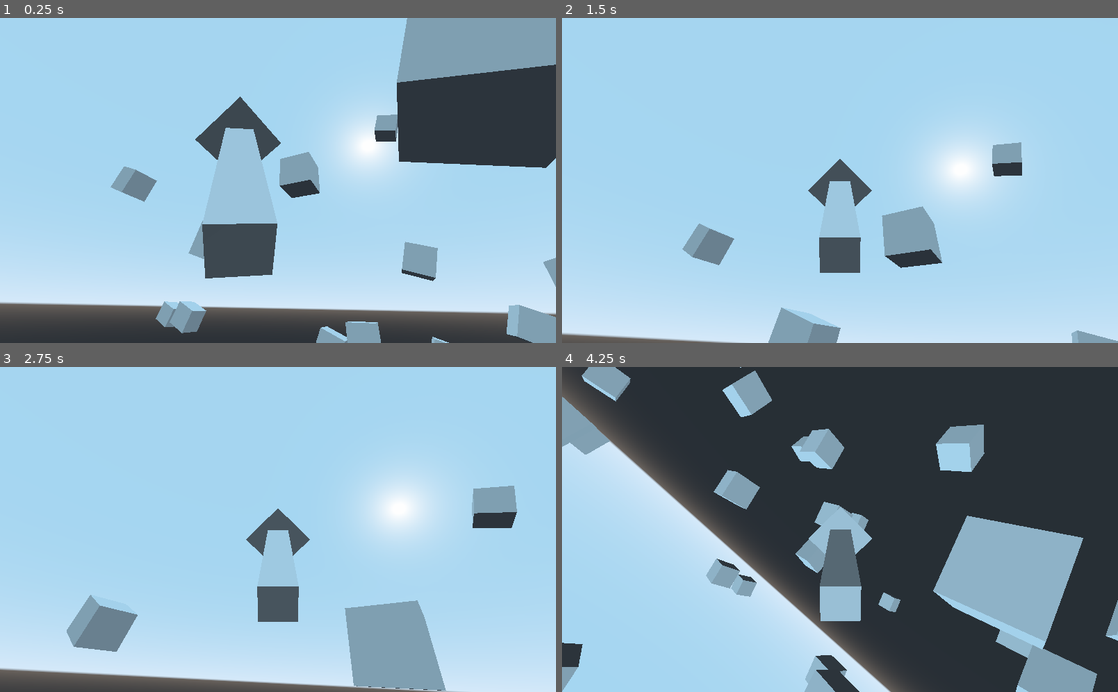
Above: before the commit, frames 1-4 (two rows, left to right).
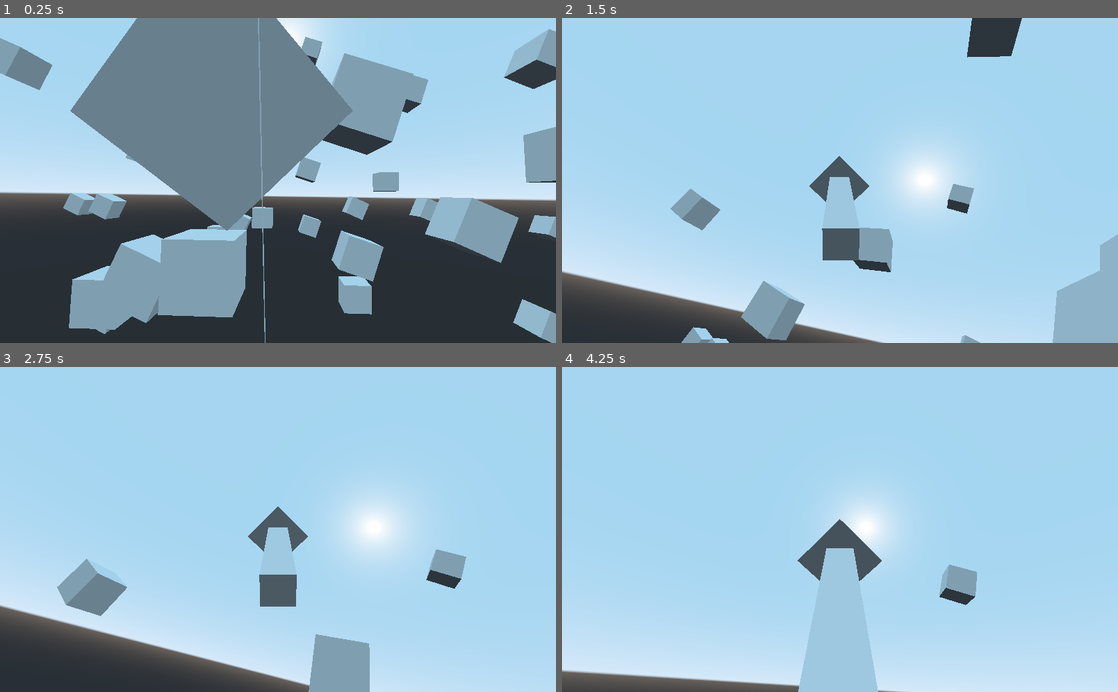
Above: after the commit, the same moments.

Repository: kyzfrintin/spaceship_pathfinder
Game: Godot game, scene res://root.tscn
Same seed, same stepped clock (60 frames per second), same inputs: the game is played once before the commit and once after it.
Inputs:
- Up to frame 1 (0.25 s): no input
- Up to frame 2 (1.5 s): no input
- Up to frame 3 (2.75 s): no input
- Up to frame 4 (4.25 s): no input

The runs differ from the first frame. In frame 1, 81% of the frame differs, in the area x 0-100%, y 0-100%; in frame 2, 18%; in frame 3, 19%; in frame 4, 83%.

Commit message:
added second ship

Diff:
--- a/root.tscn
+++ b/root.tscn
@@ -15,13 +15,23 @@
 
 [node name="InterpolatedCamera" type="InterpolatedCamera" parent="."]
 current = true
-target = NodePath("../ship/Position3D")
+target = NodePath("../ship2/Position3D")
 speed = 5.0
 enabled = true
 
-[node name="ship" parent="." instance=ExtResource( 1 )]
-
-[node name="Position3D" type="Position3D" parent="ship"]
+[node name="ship1" parent="." instance=ExtResource( 1 )]
+target_dir = NodePath("../target")
+speed = 0.163
+
+[node name="Position3D" type="Position3D" parent="ship1"]
+transform = Transform( 1, 0, 0, 0, 0.973119, 0.230305, 0, -0.230305, 0.973119, 0, 0.682351, 1.21803 )
+
+[node name="ship2" parent="." instance=ExtResource( 1 )]
+transform = Transform( 1, 0, 0, 0, 1, 0, 0, 0, 1, -0.159891, 0, 5.33601 )
+target_dir = NodePath("../ship1")
+speed = 0.073
+
+[node name="Position3D" type="Position3D" parent="ship2"]
 transform = Transform( 1, 0, 0, 0, 0.973119, 0.230305, 0, -0.230305, 0.973119, 0, 0.682351, 1.21803 )
 
 [node name="target" type="Spatial" parent="."]
--- a/ship.gd
+++ b/ship.gd
@@ -1,15 +1,20 @@
 extends Spatial
 
-onready var target = get_node("../target")
-
+export(NodePath) var target_dir
+export var speed := 0.4
 var target_pos : = Vector3.ZERO
 var movement : = Vector3.ZERO
+var target
+
+func _ready():
+	target = get_node(target_dir)
 
 func _physics_process(delta):
+	if !target: return
 	target_pos = target.global_transform.origin
 	var dis = global_transform.origin.distance_to(target_pos)
-	if dis > 1:
+	if dis > 5:
 		var dir = $steering.calculate_path(target_pos)
-		movement = lerp(movement, dir*0.06,0.4)
+		movement = lerp(movement, dir*speed,0.4)
 		look_at(global_transform.origin+movement, global_transform.basis.y)
 		global_translate(movement)
--- a/ship.tscn
+++ b/ship.tscn
@@ -12,6 +12,10 @@
 [sub_resource type="CubeMesh" id=2]
 size = Vector3( 0.218, 0.209, 1.521 )
 
+[sub_resource type="CapsuleShape" id=3]
+radius = 0.280609
+height = 1.63521
+
 [node name="ship" type="Spatial"]
 script = ExtResource( 2 )
 
@@ -310,3 +314,9 @@
 [node name="MeshInstance" type="MeshInstance" parent="."]
 mesh = SubResource( 2 )
 material/0 = null
+
+[node name="RigidBody" type="RigidBody" parent="."]
+
+[node name="CollisionShape" type="CollisionShape" parent="RigidBody"]
+transform = Transform( 1, 0, 0, 0, 1, 0, 0, 0, 1, 0, 0, -0.219234 )
+shape = SubResource( 3 )
Not shown: 1 places in ship.tscn that only renumber resources
